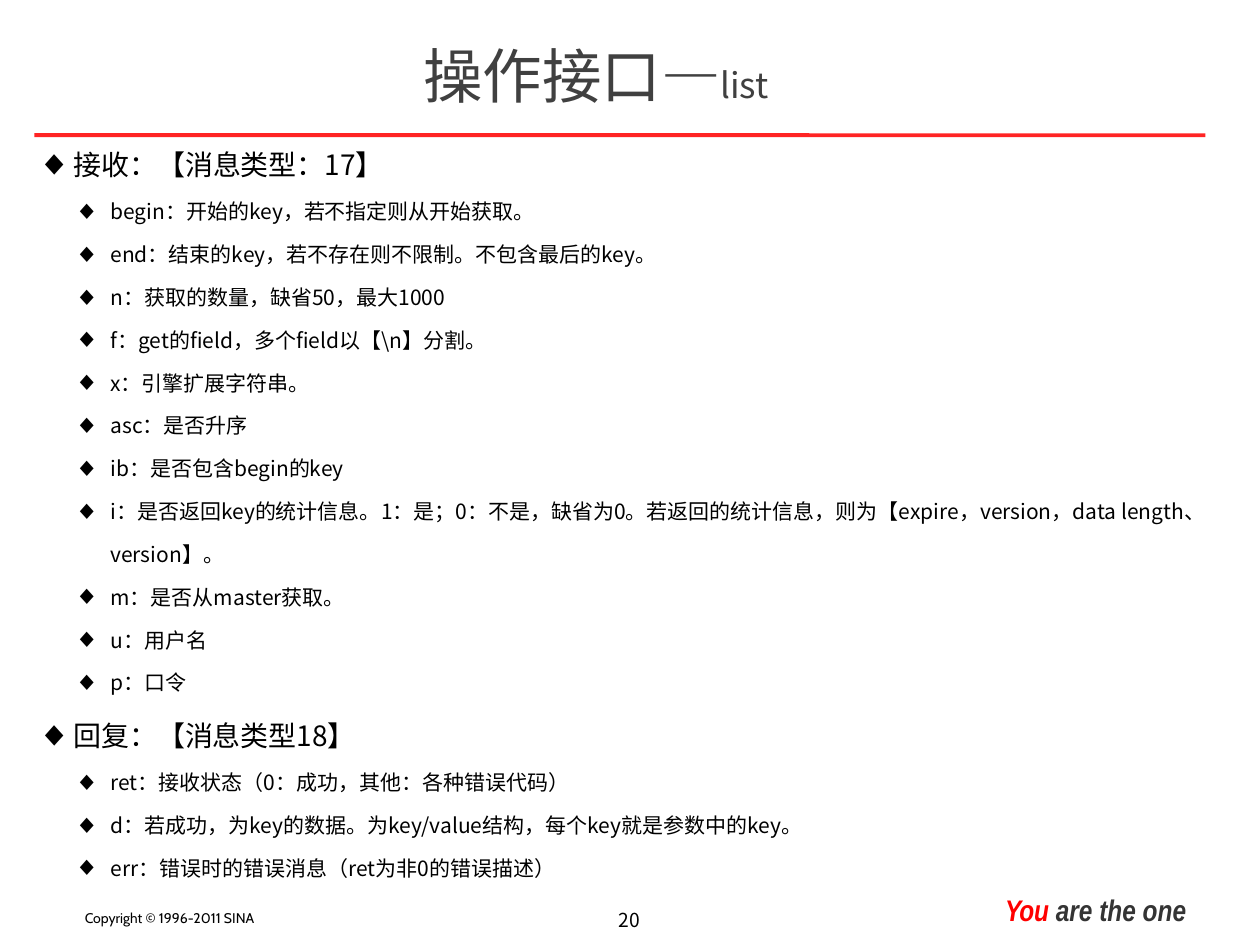
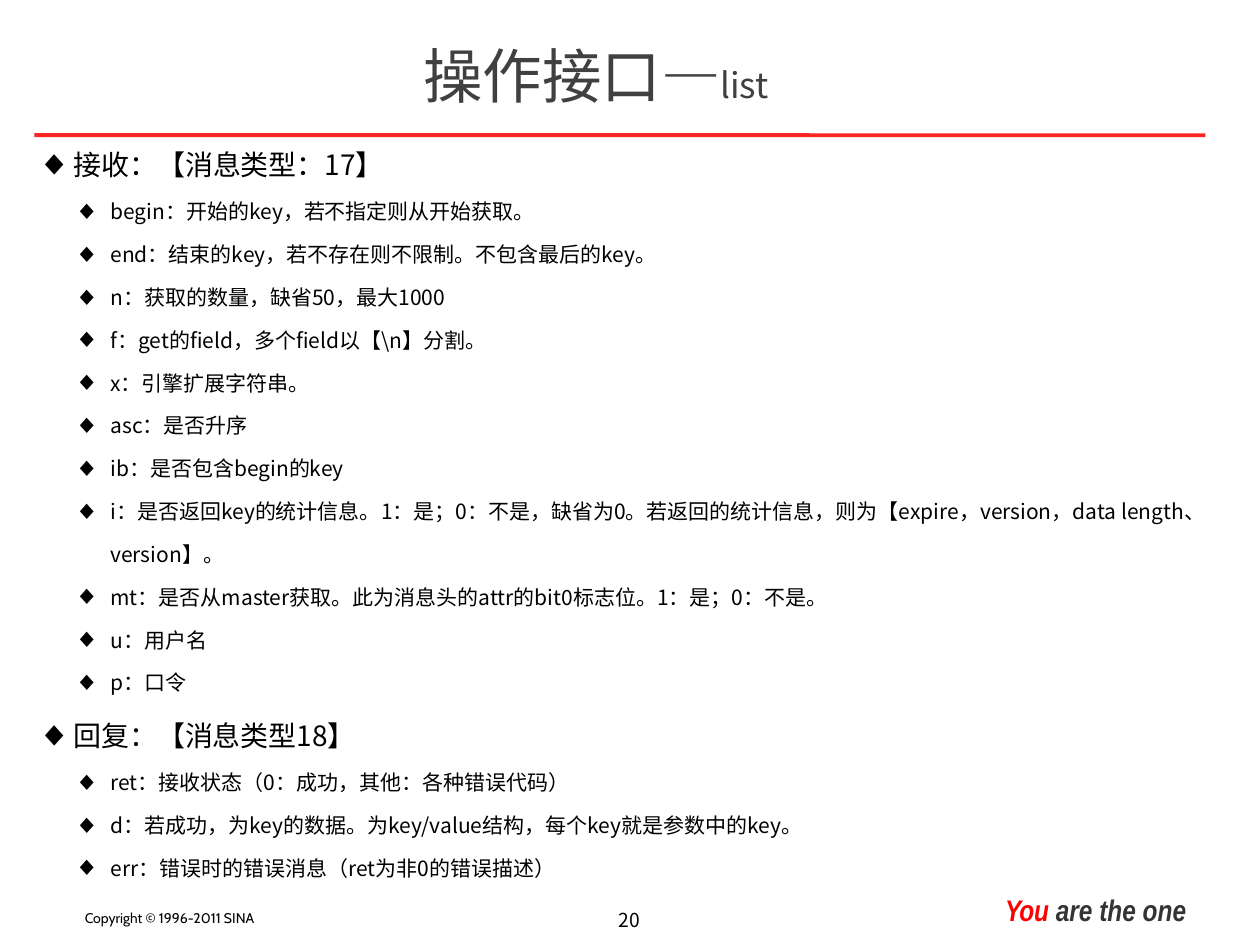
Before and after one commit to mbsky/cwx-kv, a slide deck: slide 20 of unistor/doc/unistor_introduce.ppt. Drawn at 1260x945 pixels with LibreOffice and Linux fonts; fonts in the diff are those of the drawing; background and template pictures are left out. Boxes give left, top, right and bottom in pixels: in the first picture for what was removed or moved away, otherwise in the second. Text is boxed around its words. In the diff, an @@ line names an element or a change of style, - is before the commit and + after.

```diff
--- a/unistor/doc/unistor_introduce.ppt
+++ b/unistor/doc/unistor_introduce.ppt
@@ text at [110, 587, 827, 608]: text changed @@
-    ◆ m：是否从master获取。
+    ◆ mt：是否从master获取。此为消息头的attr的bit0标志位。1：是；0：不是。
```
Also in this commit, not shown: 8 other slides changed, 1 slide added, 2 other files.
